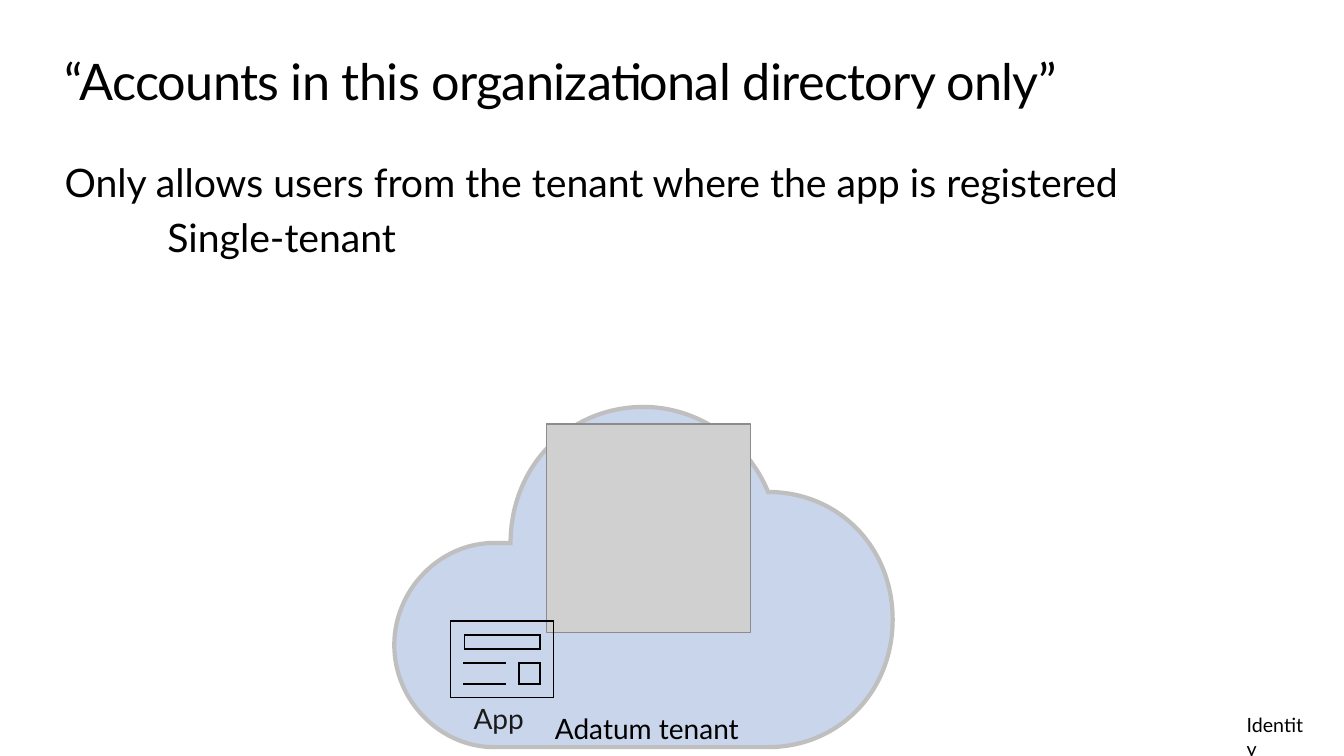
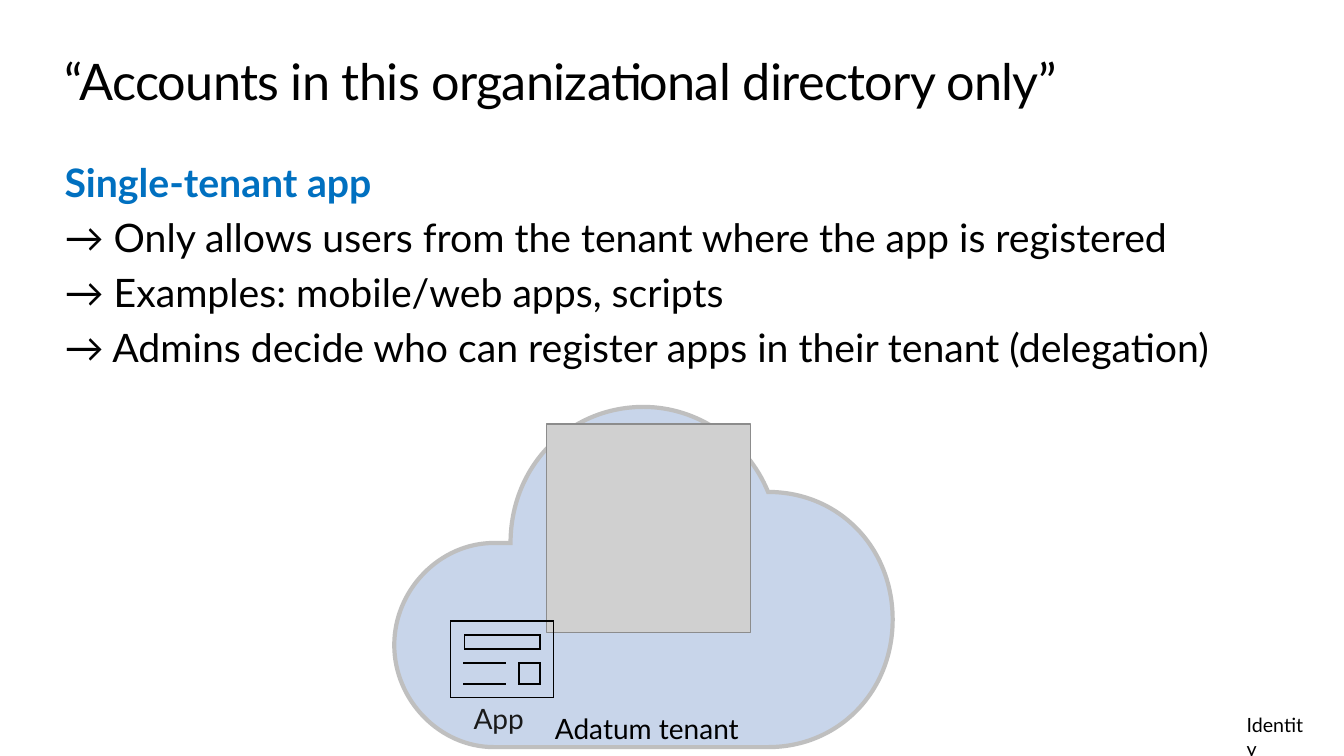
Before and after one commit to kylemar/LOB-Apps-for-IT-Pros, a slide deck: slide 21 of LOB apps for ITPros.pptx (slide 20 before the commit). Drawn at 1344x756 pixels with LibreOffice and Linux fonts; fonts in the diff are those of the drawing; grey boxes stand for pictures; background and template pictures are left out. Boxes give left, top, right and bottom in pixels: in the first picture for what was removed or moved away, otherwise in the second. Text is boxed around its words. In the diff, an @@ line names an element or a change of style, - is before the commit and + after.

```diff
--- a/LOB apps for ITPros.pptx
+++ b/LOB apps for ITPros.pptx
@@ text at [65,168,1208,369]: text changed @@
-Only allows users from the tenant where the app is registered
-Single-tenant
+Single-tenant app
+→ Only allows users from the tenant where the app is registered
+→ Examples: mobile/web apps, scripts
+→ Admins decide who can register apps in their tenant (delegation)
```
Also in this commit, not shown: 22 other slides changed, 20 slides added, 2 slides removed, 1 other file.
